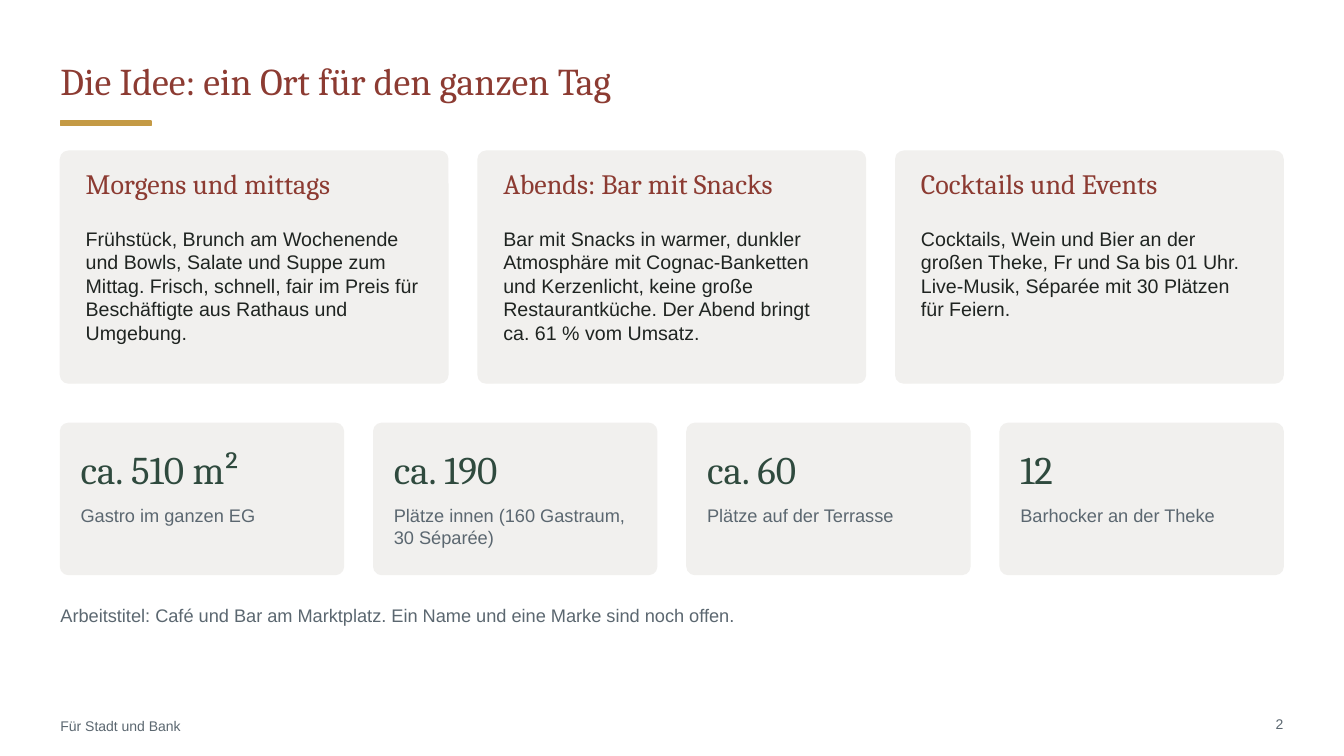
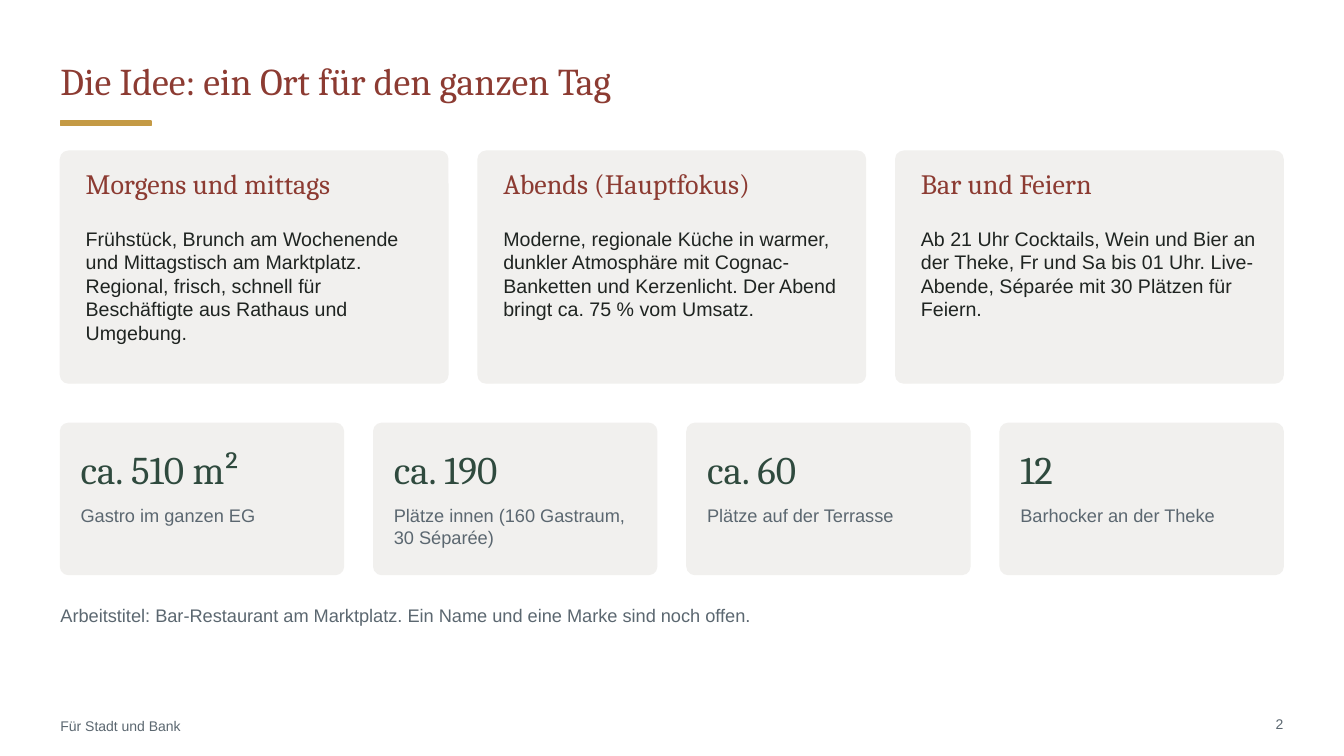
Before and after one commit to CartoonUsername/bau-projekt, a slide deck: slide 2 of praesentation/Neue-Mitte-Werlte_Baufeld3_Gastro-Konzept.pptx. Drawn at 1344x756 pixels with LibreOffice and Linux fonts; fonts in the diff are those of the drawing. Boxes give left, top, right and bottom in pixels: in the first picture for what was removed or moved away, otherwise in the second. Text is boxed around its words. In the diff, an @@ line names an element or a change of style, - is before the commit and + after.

```diff
--- a/praesentation/Neue-Mitte-Werlte_Baufeld3_Gastro-Konzept.pptx
+++ b/praesentation/Neue-Mitte-Werlte_Baufeld3_Gastro-Konzept.pptx
@@ text at (x1=503, y1=174, x2=750, y2=200): text changed @@
-Abends: Bar mit Snacks
+Abends (Hauptfokus)
@@ text at (x1=921, y1=174, x2=1091, y2=194): text changed @@
-Cocktails und Events
+Bar und Feiern
@@ text at (x1=86, y1=231, x2=398, y2=344): text changed @@
-Frühstück, Brunch am Wochenende und Bowls, Salate und Suppe zum Mittag. Frisch, schnell, fair im Preis für Beschäftigte aus Rathaus und Umgebung.
+Frühstück, Brunch am Wochenende und Mittagstisch am Marktplatz. Regional, frisch, schnell für Beschäftigte aus Rathaus und Umgebung.
@@ text at (x1=503, y1=231, x2=836, y2=320): text changed @@
-Bar mit Snacks in warmer, dunkler Atmosphäre mit Cognac-Banketten und Kerzenlicht, keine große Restaurantküche. Der Abend bringt ca. 61 % vom Umsatz.
+Moderne, regionale Küche in warmer, dunkler Atmosphäre mit Cognac-Banketten und Kerzenlicht. Der Abend bringt ca. 75 % vom Umsatz.
@@ text at (x1=921, y1=231, x2=1256, y2=316): text changed @@
-Cocktails, Wein und Bier an der großen Theke, Fr und Sa bis 01 Uhr. Live-Musik, Séparée mit 30 Plätzen für Feiern.
+Ab 21 Uhr Cocktails, Wein und Bier an der Theke, Fr und Sa bis 01 Uhr. Live-Abende, Séparée mit 30 Plätzen für Feiern.
@@ text at (x1=60, y1=609, x2=750, y2=626): text changed @@
-Arbeitstitel: Café und Bar am Marktplatz. Ein Name und eine Marke sind noch offen.
+Arbeitstitel: Bar-Restaurant am Marktplatz. Ein Name und eine Marke sind noch offen.
```
Also in this commit, not shown: 12 other slides changed, 9 other files.
